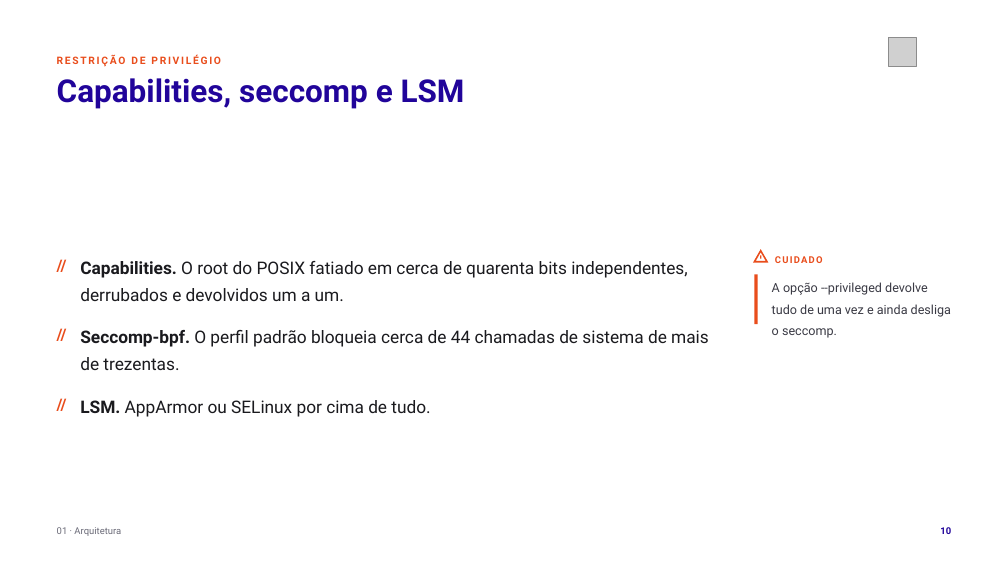
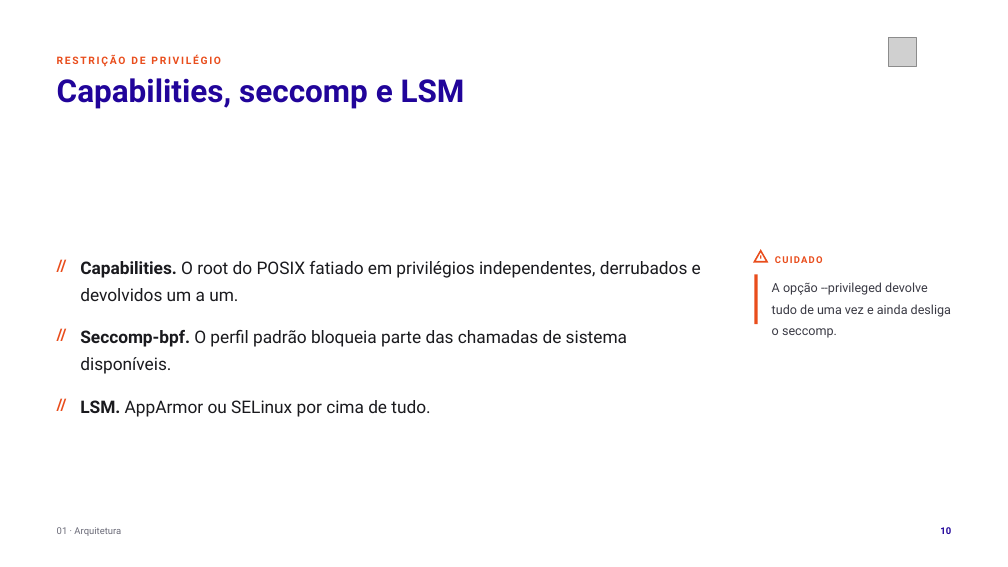
Before and after one commit to tcpassos/invite-app, a slide deck: slide 10 of trabalhos/T1-Docker-Invite-People.pptx. Drawn at 1008x567 pixels with LibreOffice and Linux fonts; fonts in the diff are those of the drawing; grey boxes stand for pictures. Boxes give left, top, right and bottom in pixels: in the first picture for what was removed or moved away, otherwise in the second. Text is boxed around its words. In the diff, an @@ line names an element or a change of style, - is before the commit and + after.

```diff
--- a/trabalhos/T1-Docker-Invite-People.pptx
+++ b/trabalhos/T1-Docker-Invite-People.pptx
@@ text at bbox=[80, 261, 701, 301]: text changed @@
-Capabilities. O root do POSIX fatiado em cerca de quarenta bits independentes, derrubados e devolvidos um a um.
+Capabilities. O root do POSIX fatiado em privilégios independentes, derrubados e devolvidos um a um.
@@ text at bbox=[80, 330, 627, 374]: text changed @@
-Seccomp-bpf. O perfil padrão bloqueia cerca de 44 chamadas de sistema de mais de trezentas.
+Seccomp-bpf. O perfil padrão bloqueia parte das chamadas de sistema disponíveis.
```
Also in this commit, not shown: 11 other slides changed, 1 slide removed, 18 other files.
